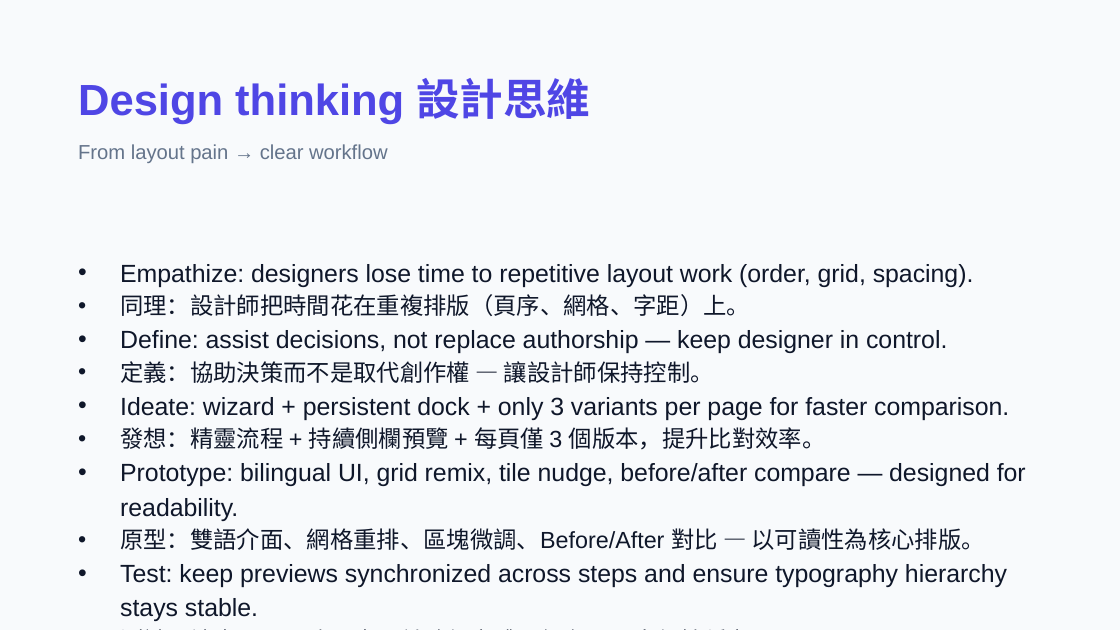
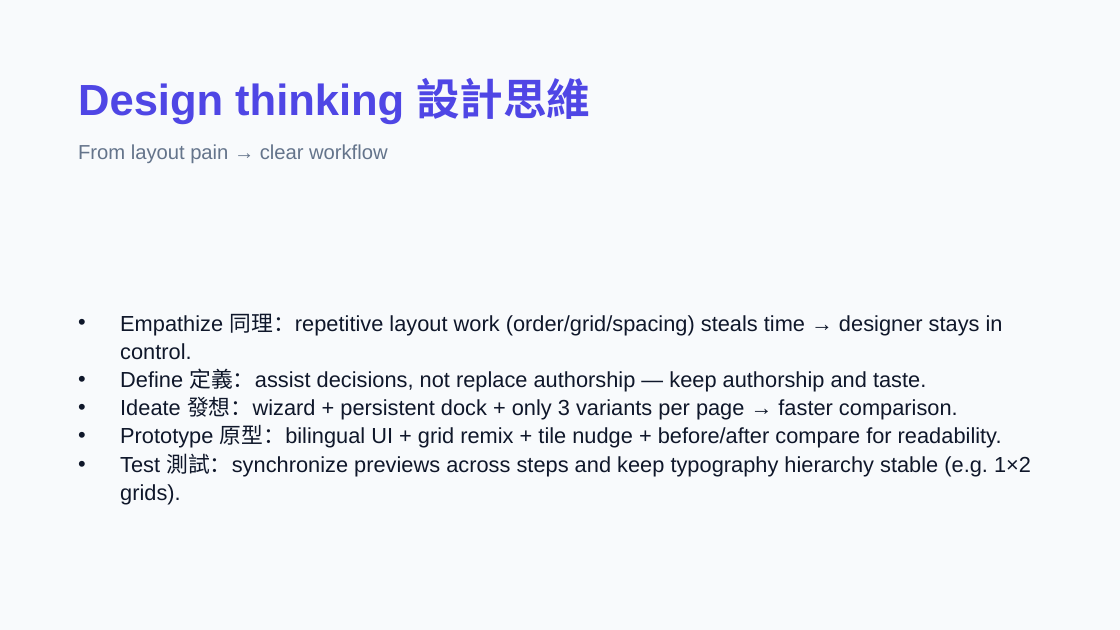
Before and after one commit to macaumonsoon/Portfolio-ReStyle-AI, a slide deck: slide 5 of presentation/Portfolio-ReStyle-AI-Design-Deck.pptx. Drawn at 1120x630 pixels with LibreOffice and Linux fonts; fonts in the diff are those of the drawing. Boxes give left, top, right and bottom in pixels: in the first picture for what was removed or moved away, otherwise in the second. Text is boxed around its words. In the diff, an @@ line names an element or a change of style, - is before the commit and + after.

```diff
--- a/presentation/Portfolio-ReStyle-AI-Design-Deck.pptx
+++ b/presentation/Portfolio-ReStyle-AI-Design-Deck.pptx
@@ text at <box>120,313,1031,505</box>: text changed; size 16 to 14 pt @@
-• Empathize: designers lose time to repetitive layout work (order, grid, spacing).
-• 同理：設計師把時間花在重複排版（頁序、網格、字距）上。
-• Define: assist decisions, not replace authorship — keep designer in control.
-• 定義：協助決策而不是取代創作權 — 讓設計師保持控制。
-• Ideate: wizard + persistent dock + only 3 variants per page for faster comparison.
-• 發想：精靈流程 + 持續側欄預覽 + 每頁僅 3 個版本，提升比對效率。
-• Prototype: bilingual UI, grid remix, tile nudge, before/after compare — designed for readability.
-• 原型：雙語介面、網格重排、區塊微調、Before/After 對比 — 以可讀性為核心排版。
-• Test: keep previews synchronized across steps and ensure typography hierarchy stays stable.
-• 測試：讓步驟間預覽同步、並確保字體層級在界面中保持穩定。
+• Empathize 同理：repetitive layout work (order/grid/spacing) steals time → designer stays in control.
+• Define 定義：assist decisions, not replace authorship — keep authorship and taste.
+• Ideate 發想：wizard + persistent dock + only 3 variants per page → faster comparison.
+• Prototype 原型：bilingual UI + grid remix + tile nudge + before/after compare for readability.
+• Test 測試：synchronize previews across steps and keep typography hierarchy stable (e.g. 1×2 grids).
```
Also in this commit, not shown: 3 other slides changed, 2 other files.
